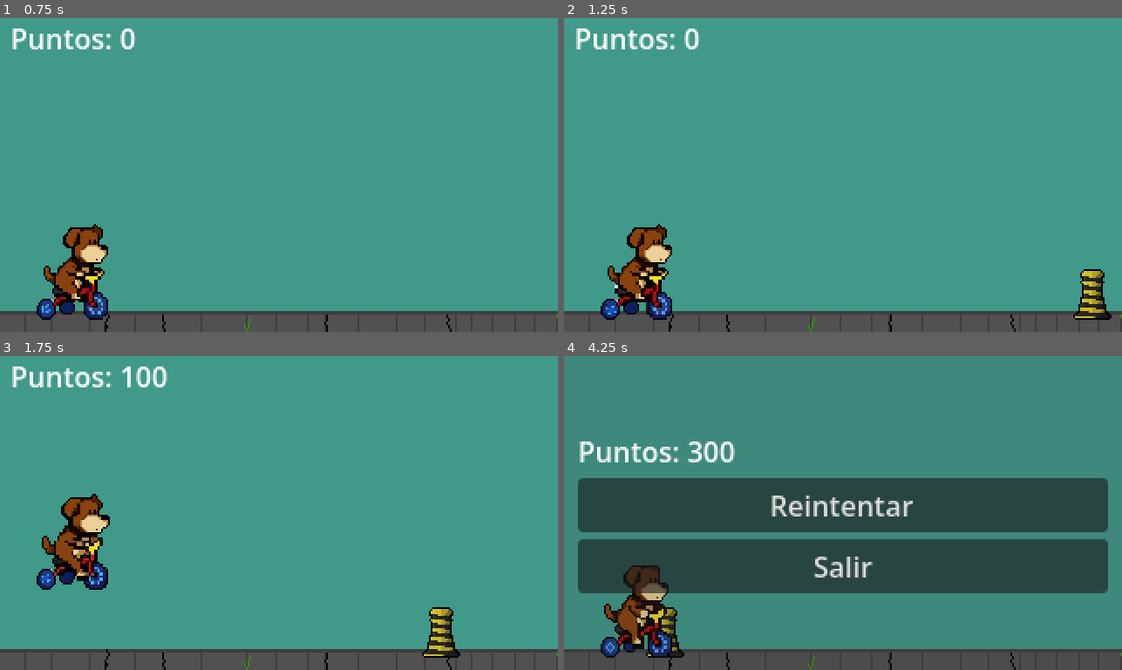
Above: before the commit, frames 1-4 (two rows, left to right).
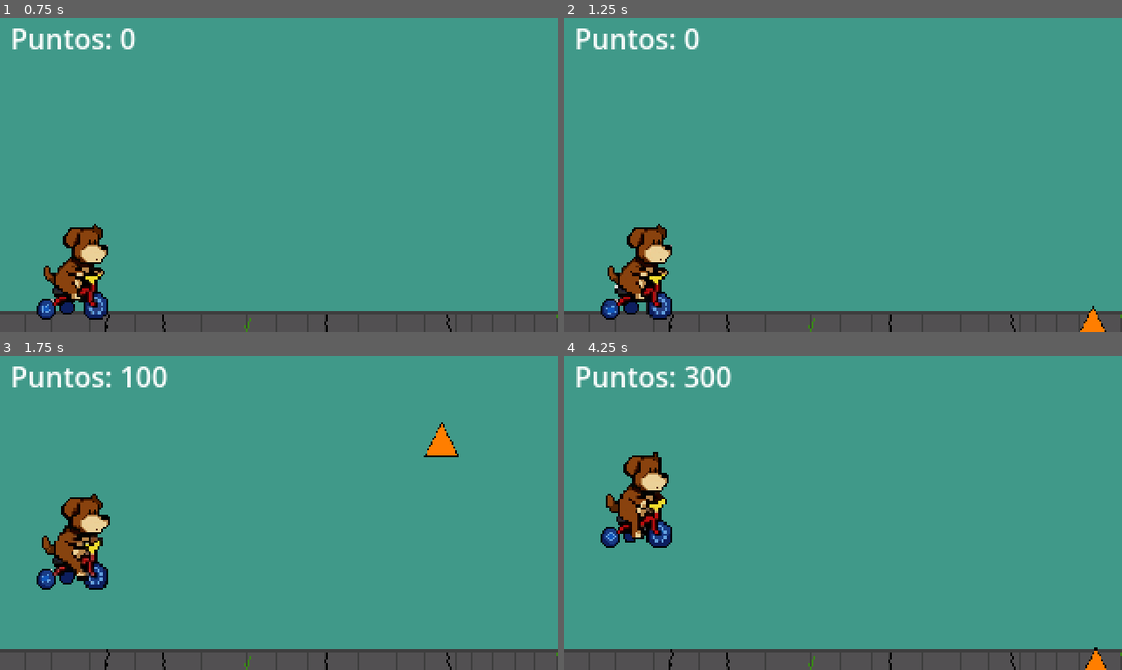
Above: after the commit, the same moments.

Repository: agusgonz/sideproject-gamejam
Game: Godot game, scene res://UI/MenuInicio.tscn
Same seed, same stepped clock (60 frames per second), same inputs: the game is played once before the commit and once after it.
Inputs:
- Up to frame 1 (0.75 s): click "Empezar" at 0.5 s
- Up to frame 2 (1.25 s): no input
- Up to frame 3 (1.75 s): tap Down (crouch) at 1.35 s; tap Space (jump) at 1.52 s
- Up to frame 4 (4.25 s): tap Down (crouch) at 2.1, 2.85, 3.6 s; tap Space (jump) at 2.27, 3.77 s

Frame 1 is identical in both runs. In frame 2, 0.9% of the frame differs, in the area x 91-99%, y 80-100%; in frame 3, 1.1%; in frame 4, 37%, in the area x 2-98%, y 3-100%.

Commit message:
added new obstacle

Diff:
--- a/entidades/obstaculo_movil.gd
+++ b/entidades/obstaculo_movil.gd
@@ -1,18 +1,19 @@
 extends CharacterBody2D
 
-@export var texture : Texture2D
+@export var recurso : StaticObstacle
 
 @export var zigzag_amplitude : float = 300.0  # Qué tan pronunciado es el zig-zag (velocidad vertical)
 @export var zigzag_frequency : float = 3.0    # Qué tan rápido sube y baja
 
 const ENVIRONMENT_SPEED = 100.0
 @onready var sprite_2d: Sprite2D = $Sprite2D
+@onready var collision_shape_2d: CollisionShape2D = $Hitbox/CollisionShape2D
 
 var time_passed : float = 0.0
 
 func _ready() -> void:
-	if texture:
-		sprite_2d.texture = texture
+	sprite_2d.texture = recurso.texture
+	collision_shape_2d.shape = recurso.colisionForma
 
 func _physics_process(delta: float) -> void:
 	time_passed += delta
--- a/entidades/obstaculo_movil.tscn
+++ b/entidades/obstaculo_movil.tscn
@@ -2,16 +2,9 @@
 
 [ext_resource type="PackedScene" uid="uid://drc162w5rmim5" path="res://entidades/obstaculo.tscn" id="1_qv6kh"]
 [ext_resource type="Script" uid="uid://mfm7oae53k76" path="res://entidades/obstaculo_movil.gd" id="2_656ls"]
-[ext_resource type="Texture2D" uid="uid://cyiglo285rqvx" path="res://art/pixil-frame-0.png" id="3_rjxp1"]
-
-[sub_resource type="RectangleShape2D" id="RectangleShape2D_7mycd"]
 
 [node name="ObstaculoMovil" unique_id=1215452562 instance=ExtResource("1_qv6kh")]
 script = ExtResource("2_656ls")
 
 [node name="Sprite2D" parent="." index="0" unique_id=107439700]
 scale = Vector2(0.625, 0.625)
-texture = ExtResource("3_rjxp1")
-
-[node name="CollisionShape2D" parent="Hitbox" parent_id_path=PackedInt32Array(842217345) index="0" unique_id=1478201864]
-shape = SubResource("RectangleShape2D_7mycd")
--- a/main.tscn
+++ b/main.tscn
@@ -34,6 +34,9 @@
 
 [node name="SpawnPointVolador" type="Marker2D" parent="SpawnManager" unique_id=878771475]
 position = Vector2(370, 121)
+
+[node name="SpawnPointMovible" type="Marker2D" parent="SpawnManager" unique_id=813723325]
+position = Vector2(370, 88)
 
 [node name="SpawnTimer" type="Timer" parent="SpawnManager" unique_id=1147397860]
 wait_time = 3.0
--- a/managers/spawn_manager.gd
+++ b/managers/spawn_manager.gd
@@ -5,14 +5,17 @@
 @export var enemies2D: Node2D
 @onready var spawn_point_terrestre: Marker2D = $SpawnPointTerrestre
 @onready var spawn_point_volador: Marker2D = $SpawnPointVolador
+@onready var spawn_point_movible: Marker2D = $SpawnPointMovible
 @onready var spawn_timer: Timer = $SpawnTimer
 
 const CONO = preload("uid://bv77qs3r4f2jt")
 const OBJETO_VOLADOR = preload("uid://3r6yk02vktnf")
+const OBJETO_MOVIBLE = preload("uid://16x1dcjlarcb")
 
 const OBSTACULO_ESTATICO = preload("uid://d3ncwt7t1u7g0")
+const OBSTACULO_MOVIL = preload("uid://dnkpu3bb3pbsj")
 
-var enemigos := [CONO, OBJETO_VOLADOR]
+var enemigos := [CONO, OBJETO_VOLADOR, OBJETO_MOVIBLE]
 
 # Called when the node enters the scene tree for the first time.
 func _ready() -> void:
@@ -23,15 +26,22 @@
 	spawn_enemigo_estatico()
 
 func spawn_enemigo_estatico() -> void:
-	var obstaculoEstaticoInstanciado: CharacterBody2D = OBSTACULO_ESTATICO.instantiate()
+	var obstaculoInstanciado
 	var enemigo = enemigos.pick_random()
-	obstaculoEstaticoInstanciado.recurso = enemigo
-	enemies2D.add_child(obstaculoEstaticoInstanciado)
 	var spawnPointsGlobalPosition
+	if enemigo.tipo == "MOVIBLE":
+		obstaculoInstanciado = OBSTACULO_MOVIL.instantiate()
+	else:
+		obstaculoInstanciado = OBSTACULO_ESTATICO.instantiate()
+
+	obstaculoInstanciado.recurso = enemigo
+	enemies2D.add_child(obstaculoInstanciado)
 	if enemigo.tipo == "TERRESTRE":
 		spawnPointsGlobalPosition = spawn_point_terrestre.global_position
+	elif enemigo.tipo == "MOVIBLE":
+		spawnPointsGlobalPosition = spawn_point_movible.global_position
 	else:
 		spawnPointsGlobalPosition = spawn_point_volador.global_position
 
 
-	obstaculoEstaticoInstanciado.global_position = spawnPointsGlobalPosition
+	obstaculoInstanciado.global_position = spawnPointsGlobalPosition
--- /dev/null
+++ b/resources/objeto_movible.tres
@@ -0,0 +1,14 @@
+[gd_resource type="Resource" script_class="StaticObstacle" format=3 uid="uid://16x1dcjlarcb"]
+
+[ext_resource type="Script" uid="uid://b4xf23ri6obar" path="res://resources/static_obstacle.gd" id="1_oyfkq"]
+[ext_resource type="Texture2D" uid="uid://cyiglo285rqvx" path="res://art/pixil-frame-0.png" id="2_7weee"]
+
+[sub_resource type="RectangleShape2D" id="RectangleShape2D_nmq3q"]
+size = Vector2(5, 5)
+
+[resource]
+script = ExtResource("1_oyfkq")
+texture = ExtResource("2_7weee")
+colisionForma = SubResource("RectangleShape2D_nmq3q")
+tipo = "MOVIBLE"
+metadata/_custom_type_script = "uid://b4xf23ri6obar"
--- a/resources/static_obstacle.gd
+++ b/resources/static_obstacle.gd
@@ -2,4 +2,4 @@
 
 @export var texture : Texture
 @export var colisionForma : Shape2D
-@export_enum("TERRESTRE", "VOLADOR") var tipo : String
+@export_enum("TERRESTRE", "VOLADOR", "MOVIBLE") var tipo : String
